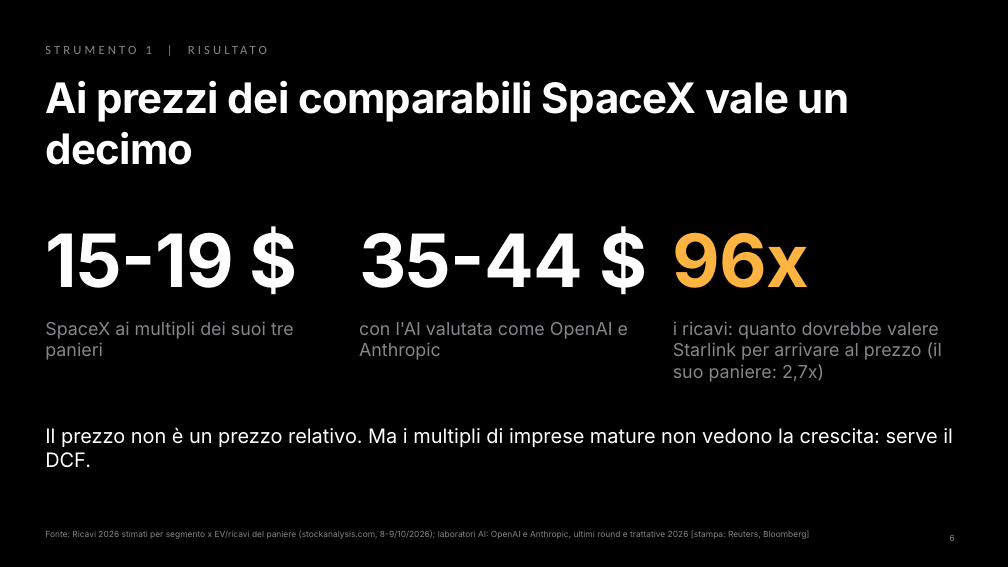
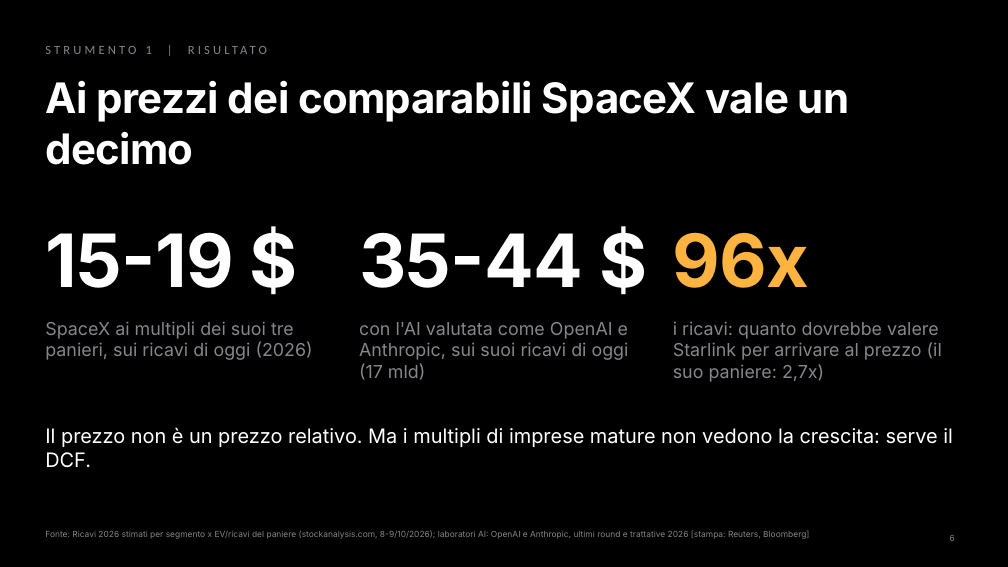
Before and after one commit to gherardo200-glitch/spacex-valutazione, a slide deck: slide 6 of documenti/SpaceX_prezzo_e_valore.pptx. Drawn at 1008x567 pixels with LibreOffice and Linux fonts; fonts in the diff are those of the drawing. Boxes give left, top, right and bottom in pixels: in the first picture for what was removed or moved away, otherwise in the second. Text is boxed around its words. In the diff, an @@ line names an element or a change of style, - is before the commit and + after.

```diff
--- a/documenti/SpaceX_prezzo_e_valore.pptx
+++ b/documenti/SpaceX_prezzo_e_valore.pptx
@@ text at [45, 321, 313, 360]: text changed @@
-SpaceX ai multipli dei suoi tre panieri
+SpaceX ai multipli dei suoi tre panieri, sui ricavi di oggi (2026)
@@ text at [359, 322, 629, 380]: text changed @@
-con l'AI valutata come OpenAI e Anthropic
+con l'AI valutata come OpenAI e Anthropic, sui suoi ricavi di oggi (17 mld)
```
Also in this commit, not shown: 1 other slide changed, 2 other files.
